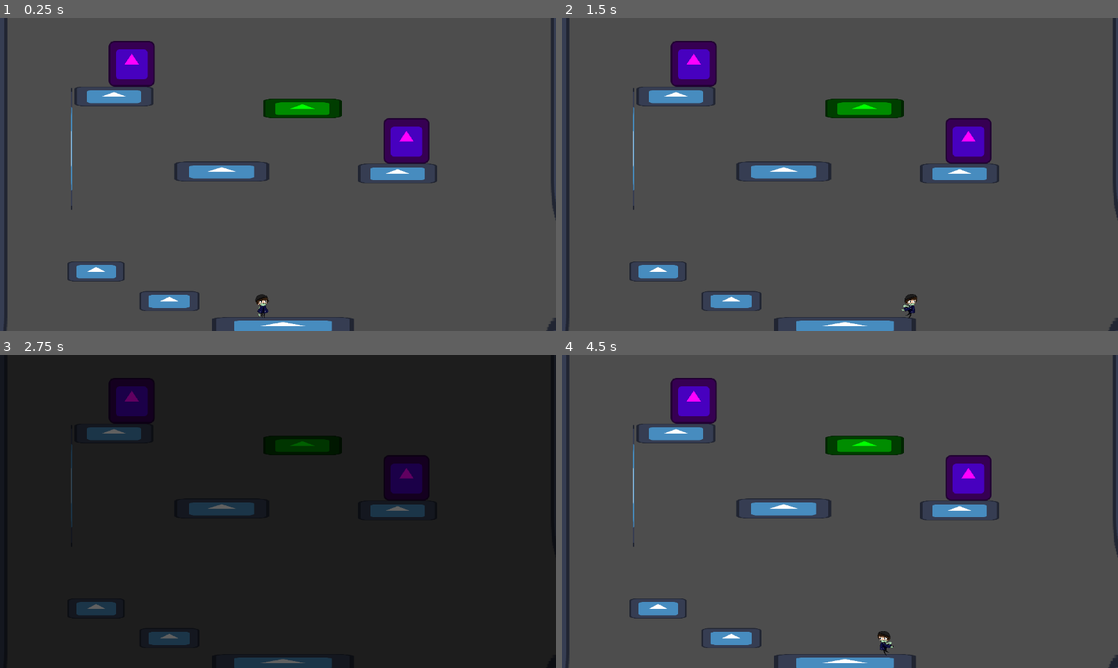
Above: before the commit, frames 1-4 (two rows, left to right).
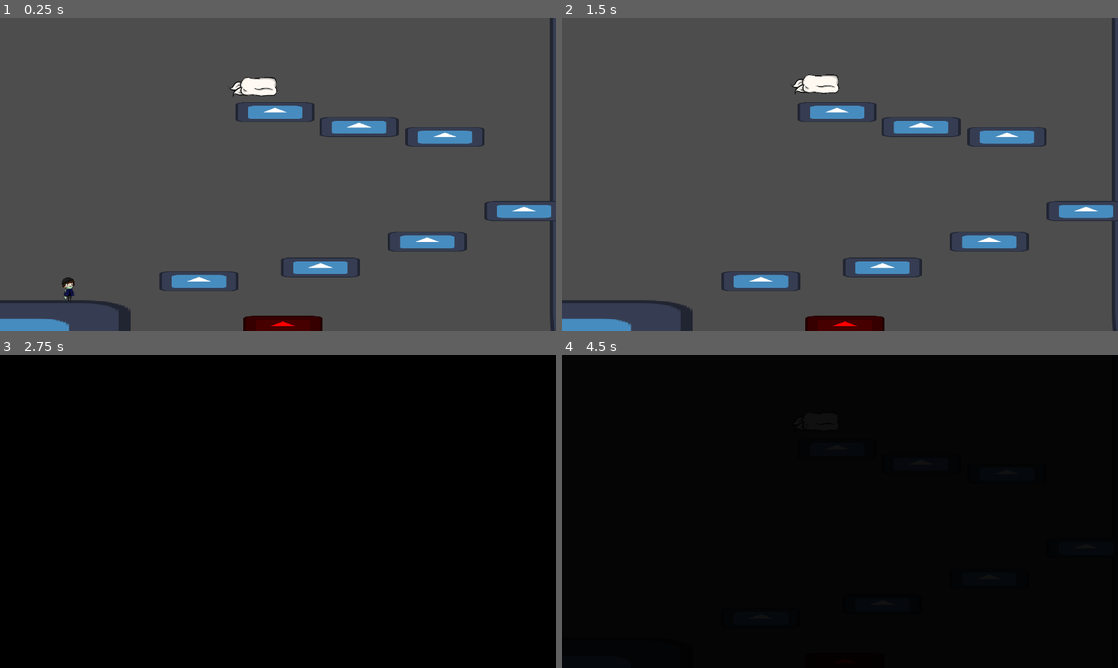
Above: after the commit, the same moments.

Repository: nandedeska/ggj-2026
Game: Godot game, scene res://scenes/LEVEL_ONE.tscn
The game is run twice, just before and just after one commit, with the same random seed, the same clock (stepped at 60 frames per second) and the same inputs. Before the commit the project starts from res://scenes/LEVEL_TWO.tscn. The engine's default icon, where the game draws it, is replaced by a stand-in: a white triangle on a blue panel in a dark square.
Inputs:
- Up to frame 1 (0.25 s): no input
- Up to frame 2 (1.5 s): tap Enter (skip) at 0.5 s; hold F (mask) 0.53-1.28 s; hold D (move_right) from 0.53 s (still down); tap W (jump) at 0.77 s; tap F (mask) at 1.35 s
- Up to frame 3 (2.75 s): tap W (jump) at 1.52 s; release D (move_right) at 2.03 s; hold A (move_left) from 2.03 s (still down); hold F (mask) from 2.03 s (still down)
- Up to frame 4 (4.5 s): release A (move_left) at 2.78 s; release F (mask) at 2.78 s; hold D (move_right) 2.78-4.28 s; tap F (mask) at 2.85, 4.35 s; tap W (jump) at 3.02, 3.77 s; hold F (mask) 3.53-4.28 s; tap Enter (skip) at 4.15 s; hold A (move_left) from 4.28 s (still down)

The runs differ from the first frame. In frame 1, 12% of the frame differs, in the area x 0-100%, y 0-100%; in frame 2, 12%; in frame 3, 98%; in frame 4, 100%.

Commit message:
level updoots

Diff:
--- a/project.godot
+++ b/project.godot
@@ -15,7 +15,7 @@
 [application]
 
 config/name="ggj2026"
-run/main_scene="uid://ddx7e3pqpqbpo"
+run/main_scene="uid://t6mkmfts5mkc"
 config/features=PackedStringArray("4.5", "Mobile")
 config/icon="res://graphics/icon.svg"
 
--- a/scenes/LEVEL_ONE.tscn
+++ b/scenes/LEVEL_ONE.tscn
@@ -63,7 +63,7 @@
 position = Vector2(-20, -89)
 
 [node name="Ghost" parent="." instance=ExtResource("8_yjjs3")]
-position = Vector2(-371, 26)
+position = Vector2(324, 105)
 
 [node name="AudioStreamPlayer2D" parent="." instance=ExtResource("9_3uirk")]
 
--- a/scenes/LEVEL_THREE.tscn
+++ b/scenes/LEVEL_THREE.tscn
@@ -9,6 +9,7 @@
 [ext_resource type="PackedScene" uid="uid://dlrcubyntpx74" path="res://scenes/topBreakableBlock.tscn" id="7_yfmwt"]
 [ext_resource type="PackedScene" uid="uid://dya6kv7tdgi4i" path="res://scenes/sideCameraController.tscn" id="8_00ybr"]
 [ext_resource type="PackedScene" uid="uid://duubc7rvvlfx6" path="res://scenes/caveSound.tscn" id="9_f6ieg"]
+[ext_resource type="PackedScene" uid="uid://0k0stv1crgmg" path="res://scenes/ghost.tscn" id="10_i33jm"]
 
 [sub_resource type="WorldBoundaryShape2D" id="WorldBoundaryShape2D_gw0bb"]
 
@@ -126,3 +127,6 @@
 position = Vector2(34, 126)
 
 [node name="AudioStreamPlayer2D" parent="." instance=ExtResource("9_f6ieg")]
+
+[node name="Ghost" parent="." instance=ExtResource("10_i33jm")]
+position = Vector2(-242, 258)
--- a/scenes/LEVEL_TWO.tscn
+++ b/scenes/LEVEL_TWO.tscn
@@ -9,6 +9,7 @@
 [ext_resource type="PackedScene" uid="uid://dlrcubyntpx74" path="res://scenes/topBreakableBlock.tscn" id="8_cttd2"]
 [ext_resource type="PackedScene" uid="uid://dya6kv7tdgi4i" path="res://scenes/sideCameraController.tscn" id="8_orvuk"]
 [ext_resource type="PackedScene" uid="uid://duubc7rvvlfx6" path="res://scenes/caveSound.tscn" id="9_orvuk"]
+[ext_resource type="PackedScene" uid="uid://0k0stv1crgmg" path="res://scenes/ghost.tscn" id="10_psf2f"]
 
 [sub_resource type="WorldBoundaryShape2D" id="WorldBoundaryShape2D_cdsyk"]
 
@@ -106,3 +107,6 @@
 [node name="Controller" parent="." instance=ExtResource("8_orvuk")]
 
 [node name="AudioStreamPlayer2D" parent="." instance=ExtResource("9_orvuk")]
+
+[node name="Ghost" parent="." instance=ExtResource("10_psf2f")]
+position = Vector2(-279, 258)
--- a/scenes/ghost.tscn
+++ b/scenes/ghost.tscn
@@ -102,10 +102,11 @@
 }]
 
 [sub_resource type="RectangleShape2D" id="RectangleShape2D_bbnym"]
-size = Vector2(16, 40)
+size = Vector2(9, 19)
 
 [node name="Ghost" type="CharacterBody2D" node_paths=PackedStringArray("sprite")]
 script = ExtResource("1_l5lq6")
+speed = null
 sprite = NodePath("AnimatedSprite2D")
 
 [node name="AnimatedSprite2D" type="AnimatedSprite2D" parent="."]
@@ -120,4 +121,5 @@
 position = Vector2(0, -30)
 
 [node name="CollisionShape2D2" type="CollisionShape2D" parent="killZone"]
+position = Vector2(0, 8)
 shape = SubResource("RectangleShape2D_bbnym")
--- a/scenes/new_ghostBlock.tscn
+++ b/scenes/new_ghostBlock.tscn
@@ -7,6 +7,21 @@
 size = Vector2(79, 20)
 
 [sub_resource type="CircleShape2D" id="CircleShape2D_2fhgf"]
+
+[sub_resource type="Animation" id="Animation_nkjln"]
+length = 0.001
+tracks/0/type = "value"
+tracks/0/imported = false
+tracks/0/enabled = true
+tracks/0/path = NodePath(".:position")
+tracks/0/interp = 1
+tracks/0/loop_wrap = true
+tracks/0/keys = {
+"times": PackedFloat32Array(0),
+"transitions": PackedFloat32Array(1),
+"update": 0,
+"values": [Vector2(5, 153)]
+}
 
 [sub_resource type="Animation" id="Animation_xjdvo"]
 resource_name = "up"
@@ -23,21 +38,6 @@
 "transitions": PackedFloat32Array(1, 1, 1, 1),
 "update": 0,
 "values": [Vector2(5, 153), Vector2(5, 153), Vector2(0, -400), Vector2(0, -400)]
-}
-
-[sub_resource type="Animation" id="Animation_nkjln"]
-length = 0.001
-tracks/0/type = "value"
-tracks/0/imported = false
-tracks/0/enabled = true
-tracks/0/path = NodePath(".:position")
-tracks/0/interp = 1
-tracks/0/loop_wrap = true
-tracks/0/keys = {
-"times": PackedFloat32Array(0),
-"transitions": PackedFloat32Array(1),
-"update": 0,
-"values": [Vector2(5, 153)]
 }
 
 [sub_resource type="AnimationLibrary" id="AnimationLibrary_21u80"]
Not shown: 1 places in scenes/LEVEL_ONE.tscn that only renumber resources
Not shown: 1 places in scenes/LEVEL_THREE.tscn that only renumber resources
Not shown: 1 places in scenes/LEVEL_TWO.tscn that only renumber resources
